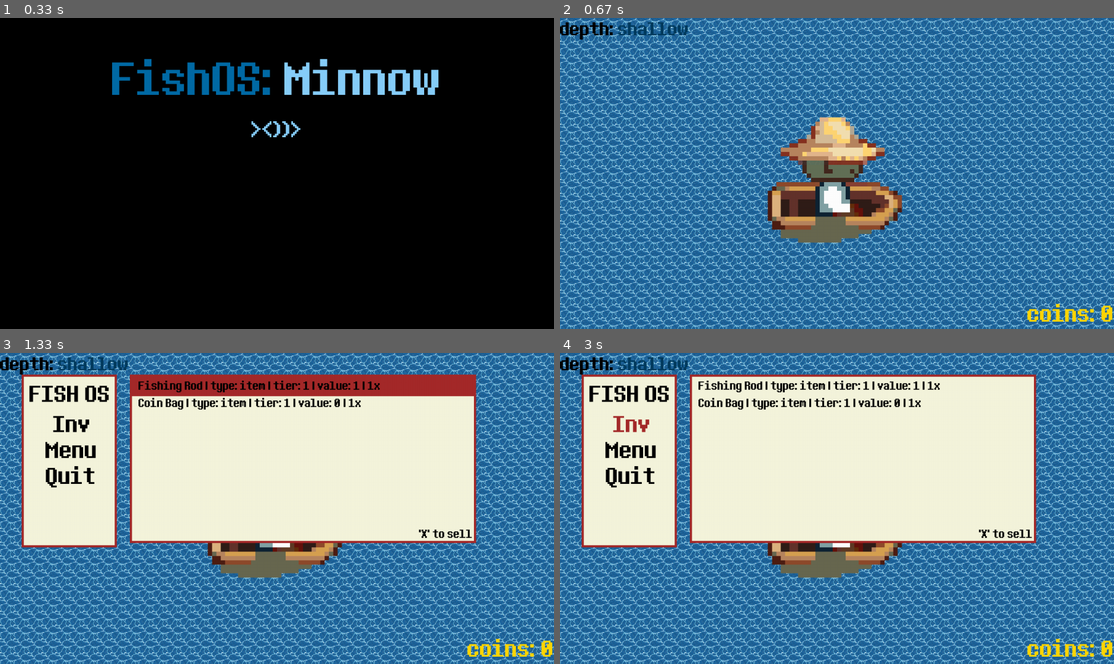
Above: before the commit, frames 1-4 (two rows, left to right).
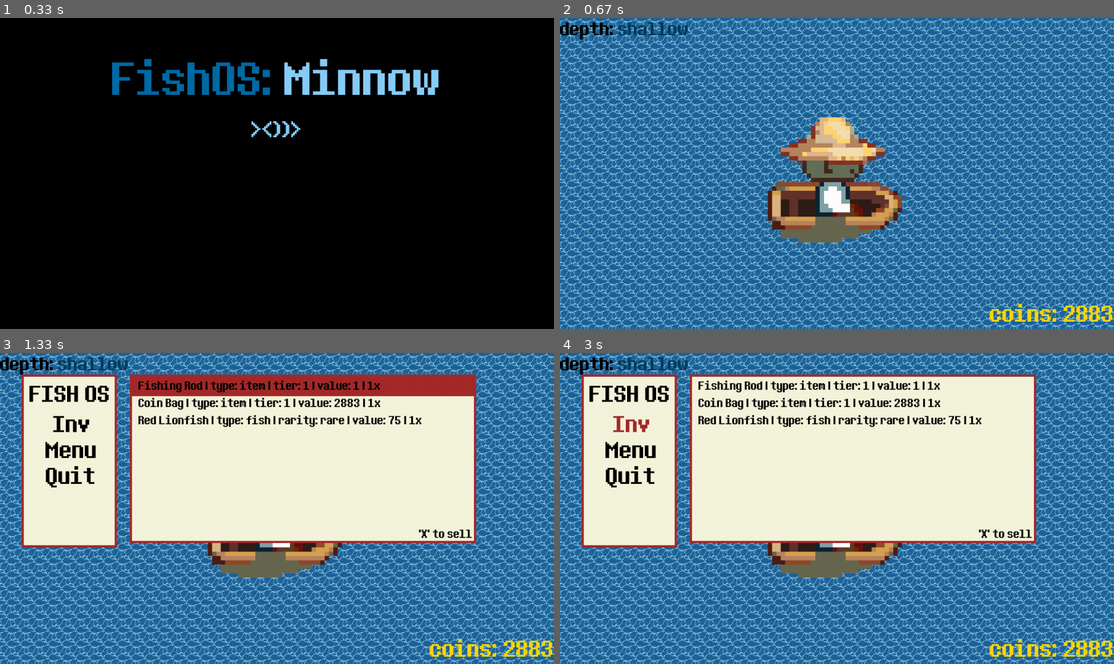
Above: after the commit, the same moments.

Repository: amLarz/FishOS-Minnow
Game: pygame game, started from Game/PygameVersion/main.py
Two runs of this game, one before a commit and one after it. Both use one fixed random seed, a clock stepped at 60 frames per second and the inputs below.
Inputs:
- Up to frame 1 (0.33 s): no input
- Up to frame 2 (0.67 s): tap Enter at 0.33 s
- Up to frame 3 (1.33 s): tap Esc at 0.67 s; tap F at 1 s
- Up to frame 4 (3 s): hold X 1.33-1.8 s; hold Up 1.33-1.8 s; hold Left from 2.83 s (still down)

Frame 1 is identical in both runs. In frame 2, 0.5% of the frame differs, in the area x 77-100%, y 91-98%; in frame 3, 1.4%, in the area x 25-100%, y 14-98%; in frame 4, 1.4%.

Commit message:
fix: fix bug that overlaps.
still fixing ui bug.

Diff:
--- a/Game/PygameVersion/fishingState.py
+++ b/Game/PygameVersion/fishingState.py
@@ -6,6 +6,7 @@
 from inv import store_catch
 from sprite import fish_sprite, catch_sprite
 from display import *
+from tilemap import draw_tile
 
 # Setup
 BASE_DIR = os.path.dirname(os.path.abspath(__file__))
@@ -108,10 +109,11 @@
     selected_fish = catchRNG(fishes, depth_scope)
 
     start_time = time.monotonic()
-    end_time =start_time + 2.4
+    end_time =start_time + 1.4
     current_time = start_time
 
     while current_time <= end_time:
+        draw_tile()
         current_time = time.monotonic()
 
         fish_caught = f_font.render(f"caught an {selected_fish['rarity']} {selected_fish['fish_name']}!", True, (255, 255, 0))
--- a/Game/PygameVersion/gameMenu.py
+++ b/Game/PygameVersion/gameMenu.py
@@ -30,6 +30,8 @@
 
 
 def run_gameMenu():
+
+    inv = load_inv()
 
     # rect config
     pause_rect = pygame.Rect(50, 50, 220, 400)
@@ -68,7 +70,7 @@
     inv_selection = 0
     is_inv = False
     PAUSE_CAP = 2
-    INV_CAP = 8
+    inv_cap = len(inv) - 1
     MIN_CAP = 0
 
     # position for inv_selection rectangle:
@@ -97,7 +99,7 @@
 
                     if is_inv == False and pause_selection != PAUSE_CAP:
                         pause_selection += 1
-                    elif is_inv == True and inv_selection != INV_CAP:
+                    elif is_inv == True and inv_selection != inv_cap:
                         inv_selection += 1
                         sy_pos += 40
 
@@ -112,7 +114,11 @@
 
                 if event.key == pygame.K_x:
                     if is_inv == True:
+                        inv = load_inv()
+                        inv_cap = len(inv) - 1
                         sell_fish(inv_selection)
+                        if inv_selection == inv_cap:
+                            inv_cap = len(inv)
 
                 if event.key == pygame.K_RIGHT and is_inv != True:
                     is_inv = True
--- a/Game/PygameVersion/inv.json
+++ b/Game/PygameVersion/inv.json
@@ -9,6 +9,12 @@
     "type": "item",
     "count": 1,
     "tier": 1,
-    "value": 0
+    "value": 2883
+  },
+  "Red Lionfish": {
+    "type": "fish",
+    "count": 1,
+    "rarity": "rare",
+    "value": 75
   }
 }
--- a/Game/PygameVersion/inv.py
+++ b/Game/PygameVersion/inv.py
@@ -30,14 +30,14 @@
     if item_type == "fish":
         item_name = item["fish_name"]
     elif item_type == "item":
-        item_name = item["item_name"] # unmade csv file for items
+        item_name = item["item_name"]
     if item_name in inv:
         inv[item_name]["count"] += 1
     else:
         if item_type == "fish":
             inv[item_name] = {"type": "fish", "count": 1, "rarity": item["rarity"], "value": int(item["value"])}
         elif item_type == "item":
-            inv[item_name] = {"type": "fish", "count": 1, "rarity": item["tier"], "value": int(item["value"])} # not real variabls
+            inv[item_name] = {"type": "item", "count": 1, "rarity": item["tier"], "value": int(item["value"])}
 
     return inv
 
